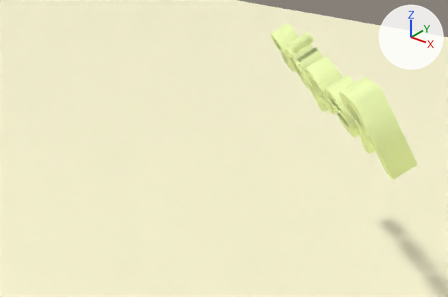
What one commit did to the glTF model assets/scenes/default_scene.glb.
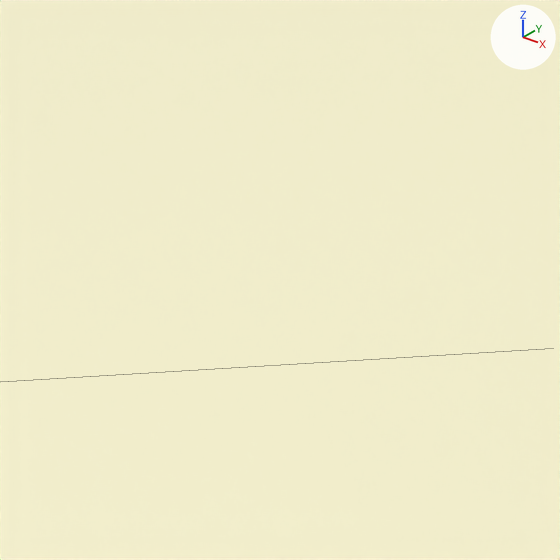
Each version is shown whole from a 50 mm camera at (12.6, -6.65, 8.8) aimed at (5.6, 2.11, 3.37), then close up on the part from 0% to 42% of the width and 37% to 100% of the height. The axes (+X, +Y, +Z) are drawn at upper right. The lights are the same throughout. The close-ups show mesh edges as thin lines. Where no turn or scale is listed for an object, it has been applied to the vertices.

Names of what the first close-up shows: 'Floor'.
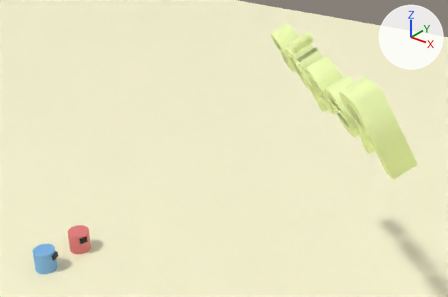
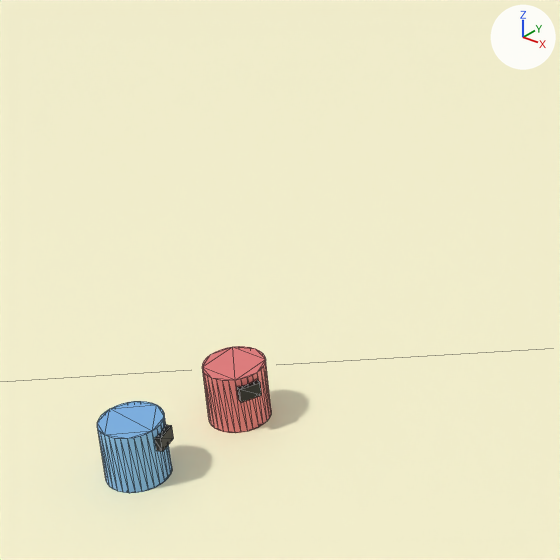
The change, as JSON lines over the scene's bpy script:
```json
{"op": "add", "block": "mat_eyes_001", "code": ["mat_eyes_001 = principled_material('Eyes.001')", "mat_eyes_001.base_color = (0.0, 0.0, 0.0)  # black #000000"]}
{"op": "add", "block": "mat_body_001", "code": ["mat_body_001 = principled_material('Body.001')", "mat_body_001.base_color = (0.8, 0.204, 0.204)  # pink #e77d7d"]}
{"op": "add", "block": "mat_eyes", "code": ["mat_eyes = principled_material('Eyes')", "mat_eyes.base_color = (0.0, 0.0, 0.0)  # black #000000"]}
{"op": "add", "block": "mat_body", "code": ["mat_body = principled_material('Body')", "mat_body.base_color = (0.204, 0.463, 0.8)  # blue #7db5e7"]}
{"op": "add", "block": "me_cube_001", "code": ["me_cube_001 = bpy.data.meshes.new('Cube.001')", "me_cube_001.from_pydata(...)  # 72 vertices, 134 faces; spans x -0.255..0.296, y -0.248..0.251, z -0.253..0.247", "# faces by material slot: [124, 10]", "me_cube_001.materials.append(mat_body_001)  # pink #e77d7d", "me_cube_001.materials.append(mat_eyes_001)  # black #000000"]}
{"op": "add", "block": "me_cube", "code": ["me_cube = bpy.data.meshes.new('Cube')", "me_cube.from_pydata(...)  # 72 vertices, 134 faces; spans x -0.255..0.293, y -0.252..0.247, z -0.253..0.247", "# faces by material slot: [124, 10]", "me_cube.materials.append(mat_body)  # blue #7db5e7", "me_cube.materials.append(mat_eyes)  # black #000000"]}
{"op": "add", "block": "ob_playerb_001", "code": ["ob_playerb_001 = bpy.data.objects.new('PlayerB.001', me_cube_001)", "ob_playerb_001.location = (2.006, 0.998, 0.253)"]}
{"op": "add", "block": "ob_playera_001", "code": ["ob_playera_001 = bpy.data.objects.new('PlayerA.001', me_cube)", "ob_playera_001.location = (2.005, 0.003, 0.253)"]}
```

Pixel boxes (x1, y1, x2, y2) of what changed, in the close-ups (560 x 560 px):
```json
{"object": "PlayerA.001", "change": "added", "after": [97, 401, 174, 493], "on screen": "blue", "faces in mat_body (blue #7db5e7)": [97, 401, 172, 493], "faces in mat_eyes (black #000000)": [154, 424, 174, 452]}
{"object": "PlayerB.001", "change": "added", "after": [202, 346, 271, 433], "on screen": "pink", "faces in mat_body_001 (pink #e77d7d)": [202, 346, 271, 433], "faces in mat_eyes_001 (black #000000)": [237, 380, 262, 403]}
```
